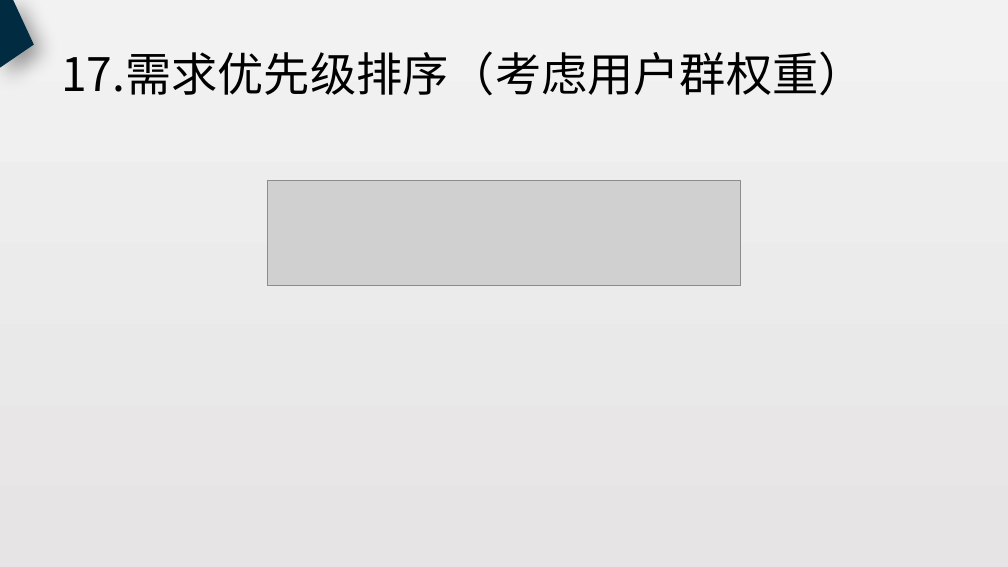
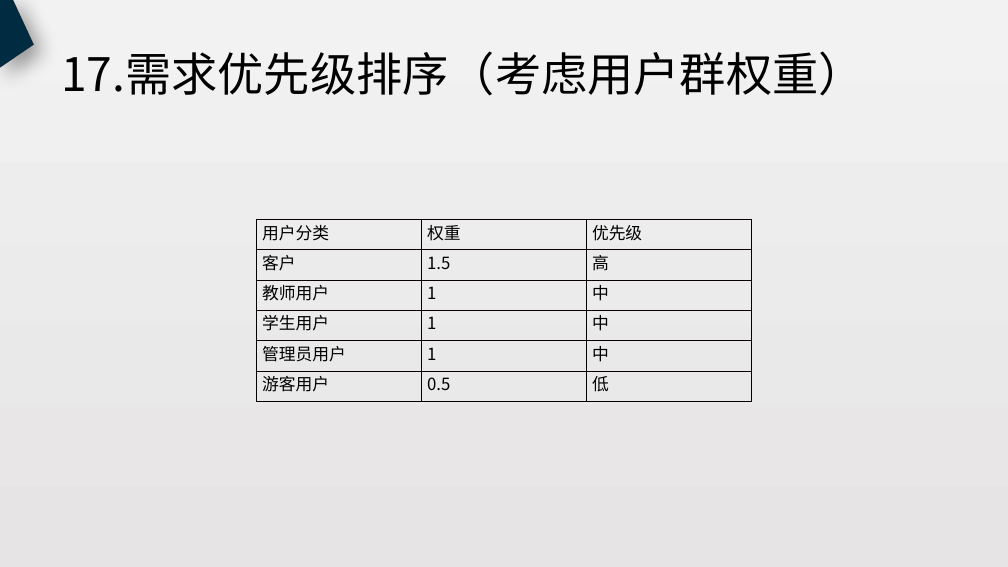
Before and after one commit to PRD2018-G18/PRD2018, a slide deck: slide 19 of 非受控文档/过程文档/SRS.pptx (slide 20 before the commit). Drawn at 1008x567 pixels with LibreOffice and Linux fonts; fonts in the diff are those of the drawing; grey boxes stand for pictures. Boxes give left, top, right and bottom in pixels: in the first picture for what was removed or moved away, otherwise in the second. Text is boxed around its words. In the diff, an @@ line names an element or a change of style, - is before the commit and + after.

```diff
--- a/非受控文档/过程文档/SRS.pptx
+++ b/非受控文档/过程文档/SRS.pptx
@@ picture removed at [268, 181, 740, 286] @@
@@ table added at [256, 220, 751, 402], 6 rows, 3 columns @@
+用户分类 | 权重 | 优先级
+客户 | 1.5 | 高
+教师用户 | 1 | 中
+学生用户 | 1 | 中
+管理员用户 | 1 | 中
+游客用户 | 0.5 | 低
```
Also in this commit, not shown: 16 other slides changed, 1 slide added, 3 slides removed.
